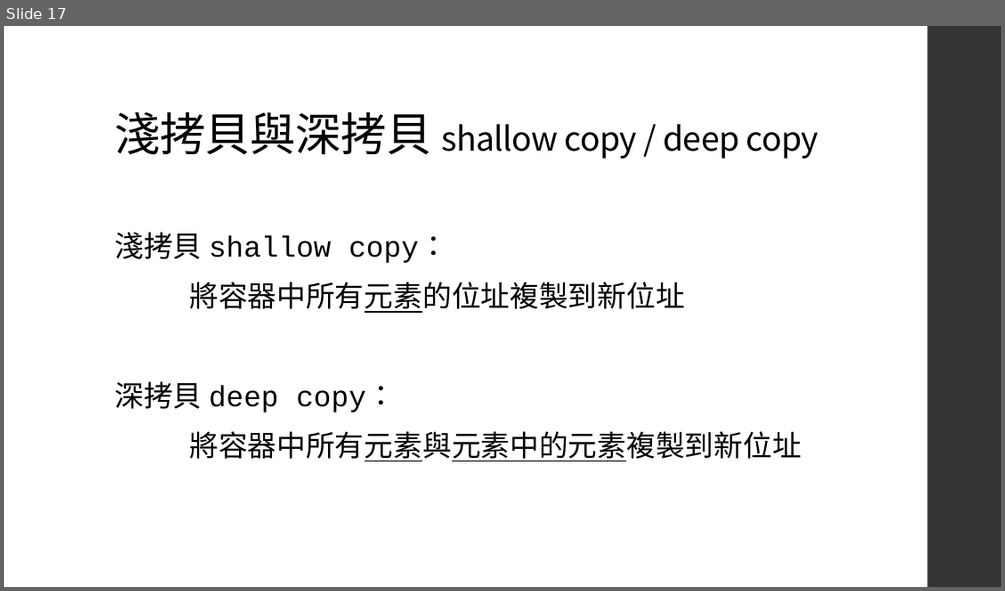
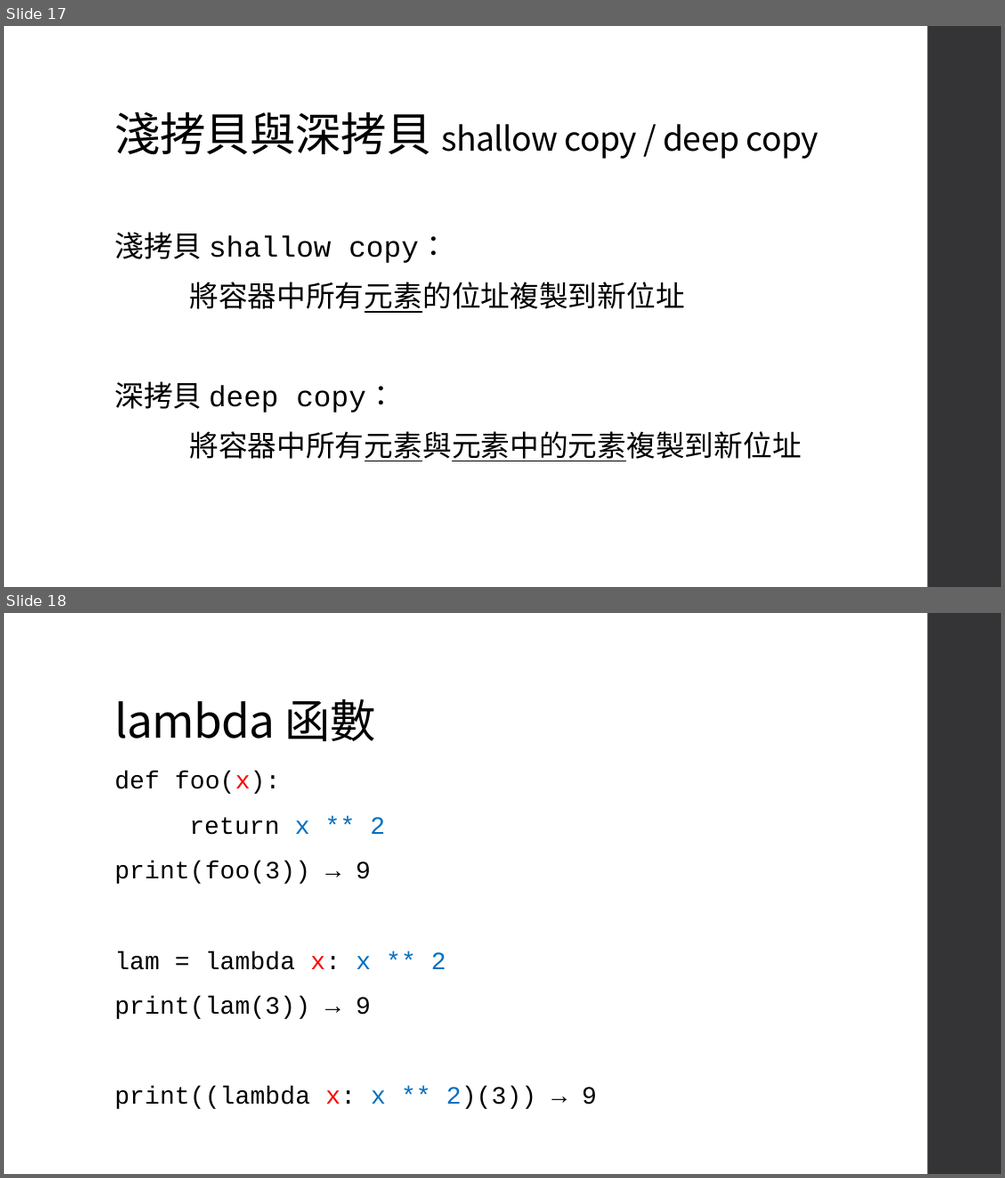
Before and after one commit to an920107/ServiceLearning, a slide deck: Class 6 函數、遞迴.pptx. Shown one above the other, each under a label of ours: slide 17 before the commit, slides 17 and 18 after it. The pictures are 1005x591 and 1005x1178 pixels, drawn with LibreOffice and Linux fonts; fonts in the diff are those of the drawing. Boxes give left, top, right and bottom in pixels: in the first picture for what was removed or moved away, otherwise in the second. Text is boxed around its words. In the diff, an @@ line names an element or a change of style, - is before the commit and + after.

```diff
--- a/Class 6 函數、遞迴.pptx
+++ b/Class 6 函數、遞迴.pptx
@@ slide 18 added at (4,613,1001,1174), background #FFFFFF; not listed: 1 template element that a slide beside it also shows @@
@@ title added at (114,699,376,741), 44 pt, text #000000 @@
+lambda 函數
@@ text added at (114,771,597,1109), 24 pt, text #000000 @@
+def foo(x):
+return x ** 2
+print(foo(3)) → 9
+lam = lambda x: x ** 2
+print(lam(3)) → 9
+print((lambda x: x ** 2)(3)) → 9
```
Also in this commit, not shown: 2 slides changed, 8 other slides added, 1 slide removed, 1 other file.
